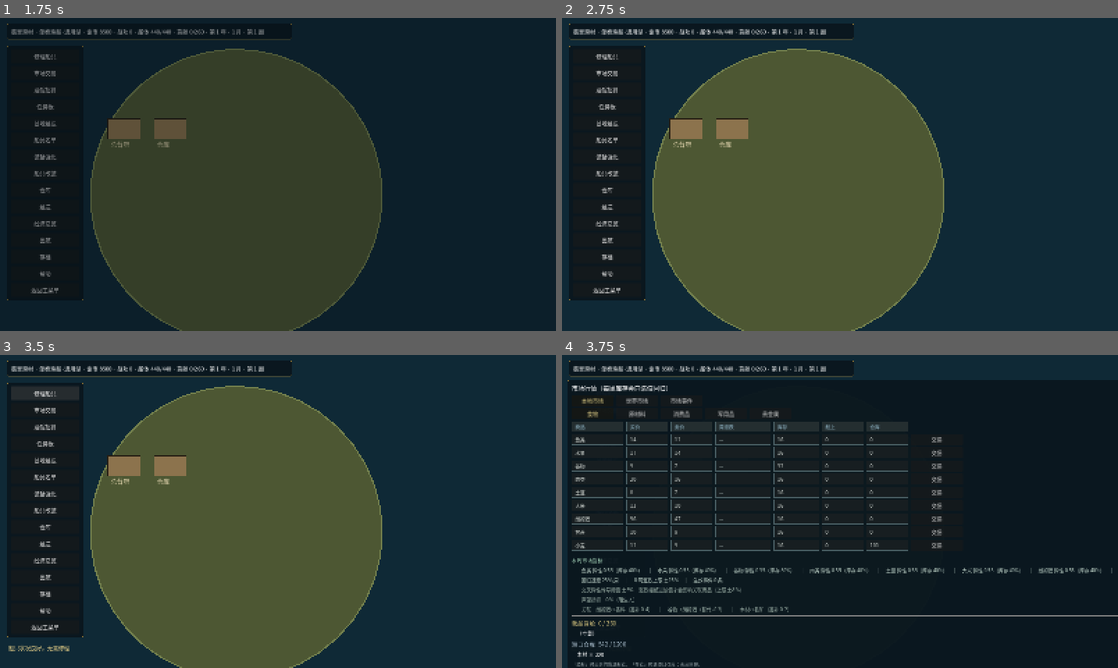
Above: before the commit, frames 1-4 (two rows, left to right).
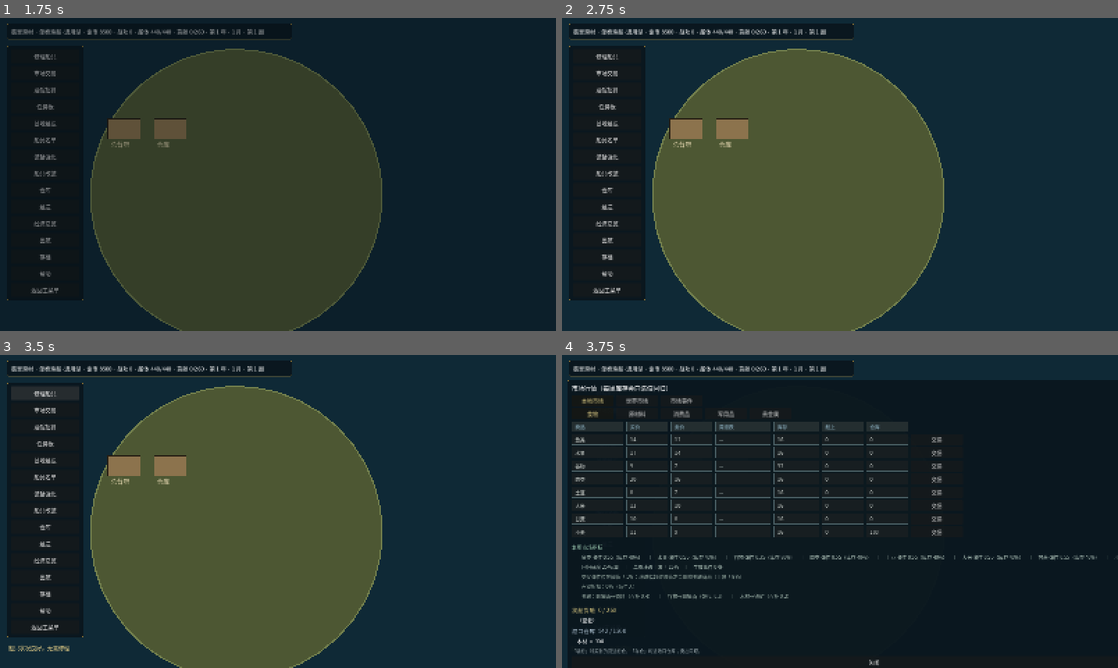
Above: after the commit, the same moments.

Repository: lucifermbbgh/OceanHero
Game: Godot game, scene res://scenes/main.tscn
The game is run twice, just before and just after one commit, with the same random seed, the same clock (stepped at 60 frames per second) and the same inputs.
Inputs (mouse positions are in pixels of both pictures, inside the frame that each line leads up to):
- Up to frame 1 (1.75 s): tap Enter at 0.5 s; move the mouse to (400, 158) at 0.52 s; hold D (steer_right) 0.53-1.25 s; tap B at 0.6 s; click (400, 158) at 0.67 s; tap Space at 0.77 s; click "新游戏" at 1.25 s
- Up to frame 2 (2.75 s): drag from (728, 190) to (812, 237) at 2.02 s
- Up to frame 3 (3.5 s): click "修理船只" at 2.75 s
- Up to frame 4 (3.75 s): click "市场交易" at 3.5 s

Frames 1-3 are identical in both runs. In frame 4, 4.9% of the frame differs, in the area x 1-100%, y 51-100%.

Commit message:
feat(1.2.9): 数据校验层 + 修正朗姆酒/香料分类
- 新增 GameState.validate_defs()：分类枚举、id 唯一、价格体积、配方引用、建造需求引用、建筑字段
- rum/spice 分类由 food/luxury 修正为 consumer，香料不再从市场消失
- 港村不再出售消费品
- 版本规划记录「暂不使用数据库」决策与扩容路线
- 版本号 1.2.9；单元 66 + 集成 724 全绿

Diff:
--- a/data/commodities/rum.tres
+++ b/data/commodities/rum.tres
@@ -6,7 +6,7 @@
 script = ExtResource("1_x")
 id = &"rum"
 display_name = "朗姆酒"
-category = &"food"
+category = &"consumer"
 base_price = 40
 volume = 0.5
 legal = true
--- a/data/commodities/spice.tres
+++ b/data/commodities/spice.tres
@@ -6,7 +6,7 @@
 script = ExtResource("1_x")
 id = &"spice"
 display_name = "香料"
-category = &"luxury"
+category = &"consumer"
 base_price = 120
 volume = 0.3
 legal = true
--- a/project.godot
+++ b/project.godot
@@ -15,7 +15,7 @@
 run/main_scene="res://scenes/main.tscn"
 config/features=PackedStringArray("4.7", "GL Compatibility")
 config/icon="res://icon.svg"
-config/version="1.2.8"
+config/version="1.2.9"
 [autoload]
 
 EventBus="*res://scripts/core/event_bus.gd"
--- a/scripts/core/game_state.gd
+++ b/scripts/core/game_state.gd
@@ -1187,6 +1187,58 @@
 	var new_id: StringName = pool[RngService.randi_range(0, pool.size() - 1)]
 	gear_owned.append(new_id)
 	return {"ok": true, "new_id": new_id}
+
+# ---------------- 数据校验（1.2.9） ----------------
+
+## 返回全部数据问题；空数组表示通过
+func validate_defs() -> Array:
+	var errors: Array = []
+	var valid_cats := CATEGORIES
+	var seen_ids: Dictionary = {}
+	# 商品
+	for k in DataRegistry.commodities.keys():
+		var c: Resource = DataRegistry.commodities[k]
+		if c == null:
+			errors.append("商品 %s 加载失败" % String(k))
+			continue
+		if seen_ids.has(String(c.id)):
+			errors.append("商品 id 重复：%s" % String(c.id))
+		seen_ids[String(c.id)] = true
+		var cat := String(c.category)
+		if not valid_cats.has(cat):
+			errors.append("商品 %s 分类非法：%s" % [String(c.id), cat])
+		if int(c.base_price) <= 0:
+			errors.append("商品 %s 基础价 <= 0" % String(c.id))
+		if float(c.volume) <= 0.0:
+			errors.append("商品 %s 体积 <= 0" % String(c.id))
+	# 配方引用
+	for out_id in RECIPES.keys():
+		if DataRegistry.get_commodity(out_id) == null:
+			errors.append("配方产出不存在：%s" % String(out_id))
+		var rec: Dictionary = RECIPES[out_id]
+		for in_id in rec.get("in", {}).keys():
+			if DataRegistry.get_commodity(in_id) == null:
+				errors.append("配方 %s 的原料不存在：%s" % [String(out_id), String(in_id)])
+			elif int(rec["in"][in_id]) <= 0:
+				errors.append("配方 %s 的原料数量 <= 0：%s" % [String(out_id), String(in_id)])
+	# 建造需求引用
+	for tier in BUILD_COSTS.keys():
+		for m in BUILD_COSTS[tier].keys():
+			if String(m) == "gold":
+				continue
+			if DataRegistry.get_commodity(m) == null:
+				errors.append("建造需求 %d 级材料不存在：%s" % [int(tier), String(m)])
+	# 建筑字段
+	for bid in DataRegistry.buildings.keys():
+		var b: Resource = DataRegistry.buildings[bid]
+		if b == null:
+			errors.append("建筑 %s 加载失败" % String(bid))
+			continue
+		if int(b.unlock_tier) < 1 or int(b.unlock_tier) > 3:
+			errors.append("建筑 %s 解锁等级越界：%d" % [String(bid), int(b.unlock_tier)])
+		if String(b.slot_id) == "":
+			errors.append("建筑 %s 缺少 slot_id" % String(bid))
+	return errors
 
 # ---------------- 商品供应（1.2.6 / 1.2.7） ----------------
 
--- a/tests/integration/run.gd
+++ b/tests/integration/run.gd
@@ -27,6 +27,7 @@
 	await _test_exchange()
 	await _test_cross_port()
 	await _test_quest_board()
+	await _test_v129_validate()
 	await _test_v126_127_supply()
 	await _test_v124_125()
 	await _test_v123_port_buildings()
@@ -648,6 +649,32 @@
 func _physics_wait(n: int) -> void:
 	for i in range(n):
 		await get_tree().physics_frame
+
+# ---------------- 1.2.9 数据校验 ----------------
+func _test_v129_validate() -> void:
+	print("\n[1.2.9 数据校验]")
+	GameState.reset_new_game()
+	var errs: Array = GameState.validate_defs()
+	_ok(errs.is_empty(), "全部静态数据通过校验", str(errs).left(300))
+	# 分类修正验证
+	var rum: Resource = DataRegistry.get_commodity(&"rum")
+	var spice: Resource = DataRegistry.get_commodity(&"spice")
+	_ok(String(rum.category) == "consumer", "朗姆酒归入消费品", String(rum.category))
+	_ok(String(spice.category) == "consumer", "香料归入消费品", String(spice.category))
+	# 五大类下都能查到商品
+	var total := 0
+	for cat in GameState.CATEGORIES:
+		var n: int = GameState.commodities_of(cat).size()
+		_ok(n > 0, "分类 %s 下有商品" % cat, str(n))
+		total += n
+	_ok(total == GameState.all_commodities().size(), "所有商品都归属某个分类",
+		"%d vs %d" % [total, GameState.all_commodities().size()])
+	# 消费品在港村无货
+	GameState.port_stock.clear()
+	GameState.register_port("m1_v", GameState.town_name("白沙", 1), 0, 1)
+	GameState.visit_port_id = &"m1_v"
+	_ok(GameState.ensure_stock(&"m1_v", &"rum", 40) == 0, "港村无朗姆酒（消费品）")
+	_ok(GameState.ensure_stock(&"m1_v", &"spice", 40) == 0, "港村无香料（消费品）")
 
 # ---------------- 1.2.6 / 1.2.7 商品供应 ----------------
 func _test_v126_127_supply() -> void:
Binary file added: docs/screenshots/58-village-shelves.png
Not shown, added: docs/版本文档/1.2.9-升级说明.md
Not shown, changed: docs/版本文档/版本规划.md
